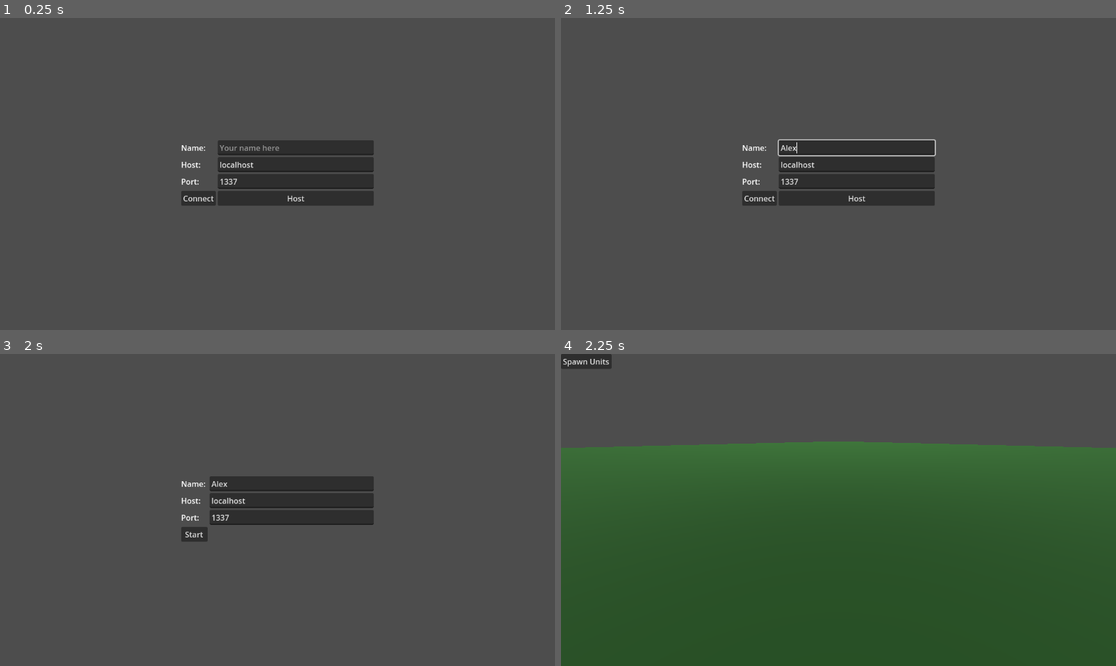
Above: before the commit, frames 1-4 (two rows, left to right).
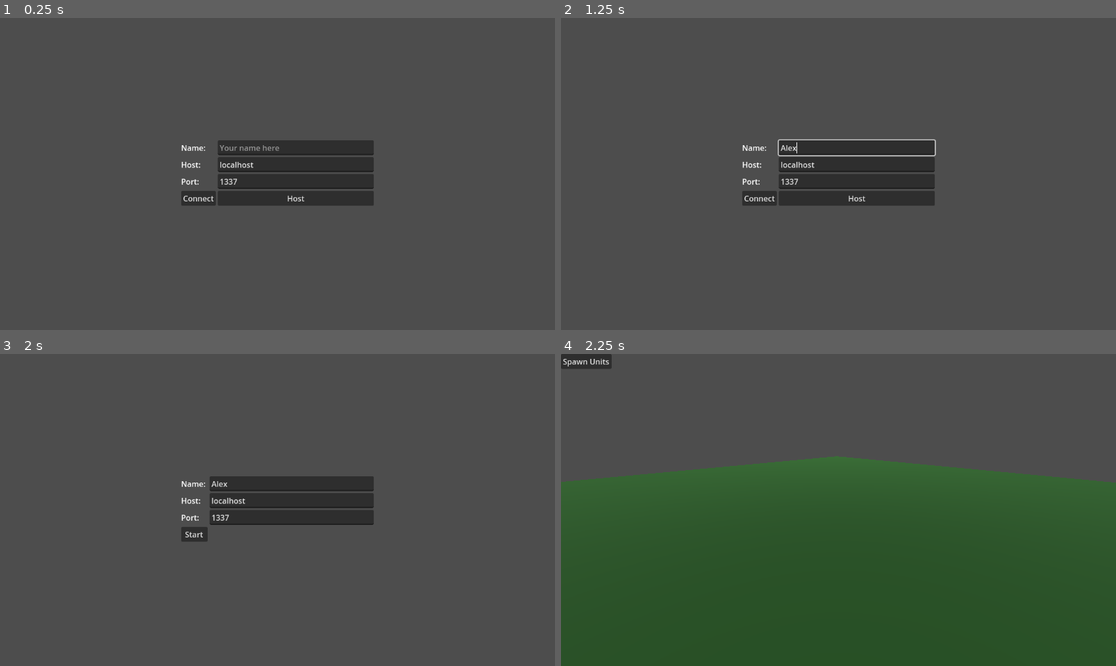
Above: after the commit, the same moments.

Repository: chamelopi/multiplayer-poc-gd
Game: Godot game, scene res://ConnectScene.tscn
Same seed, same stepped clock (60 frames per second), same inputs: the game is played once before the commit and once after it.
Inputs (mouse positions are in pixels of both pictures, inside the frame that each line leads up to):
- Up to frame 1 (0.25 s): no input
- Up to frame 2 (1.25 s): click (855, 149) at 0.52 s; type "Alex" at 0.6 s
- Up to frame 3 (2 s): click "Host" at 1.25 s
- Up to frame 4 (2.25 s): click "Start" at 2 s

Frames 1-3 are identical in both runs. In frame 4, 7.9% of the frame differs, in the area x 0-100%, y 28-42%.

Commit message:
Show stats & experiment with network deltas

Diff:
--- a/Game.gd
+++ b/Game.gd
@@ -54,6 +54,11 @@
 		last = start
 #		print(lobby.get_multiplayer_id(), "doing something")
 
+	$UI/StatsLabel.text = "FPS: " + str(Performance.get_monitor(Performance.TIME_FPS)) + "\n"
+	$UI/StatsLabel.text += "Process time: " + str(Performance.get_monitor(Performance.TIME_PROCESS)) + "\n"
+	$UI/StatsLabel.text += "Draw calls: " + str(Performance.get_monitor(Performance.RENDER_TOTAL_DRAW_CALLS_IN_FRAME)) + "\n"
+	$UI/StatsLabel.text += "Unit count: " + str(len($Units.get_children())) + "\n"
+
 @rpc("any_peer", "call_local", "reliable")
 func spawn_units():
 	print(lobby.get_multiplayer_id(), "spawning units")
--- a/MainScene.tscn
+++ b/MainScene.tscn
@@ -22,6 +22,9 @@
 [node name="PlayerList" type="Label" parent="UI"]
 layout_mode = 2
 
+[node name="StatsLabel" type="Label" parent="UI"]
+layout_mode = 2
+
 [node name="Units" type="MultiplayerSpawner" parent="."]
 _spawnable_scenes = PackedStringArray("res://Unit.tscn")
 spawn_path = NodePath(".")
@@ -32,7 +35,7 @@
 surface_material_override/0 = SubResource("StandardMaterial3D_ck7gq")
 
 [node name="CameraRoot" type="Node3D" parent="."]
-transform = Transform3D(0.707107, 0, 0.707107, 0, 1, 0, -0.707107, 0, 0.707107, 7, 3.5, 7)
+transform = Transform3D(0.707107, 0, 0.707107, 0, 1, 0, -0.707107, 0, 0.707107, 27.7941, 16.3156, 25.7579)
 
 [node name="Camera3D" type="Camera3D" parent="CameraRoot"]
 transform = Transform3D(1, 0, 0, 0, 0.939693, 0.34202, 0, -0.34202, 0.939693, 0, 0, 0)
--- a/Unit.gd
+++ b/Unit.gd
@@ -25,4 +25,4 @@
 				moved = 0.0
 				velocity = Vector3(0, 0, 0)
 
-			move_and_slide()
+		move_and_slide()
--- a/Unit.tscn
+++ b/Unit.tscn
@@ -27,4 +27,6 @@
 disabled = true
 
 [node name="MultiplayerSynchronizer" type="MultiplayerSynchronizer" parent="."]
+replication_interval = 0.2
+delta_interval = 0.2
 replication_config = SubResource("SceneReplicationConfig_xmyj2")
Not shown, changed: README.md
